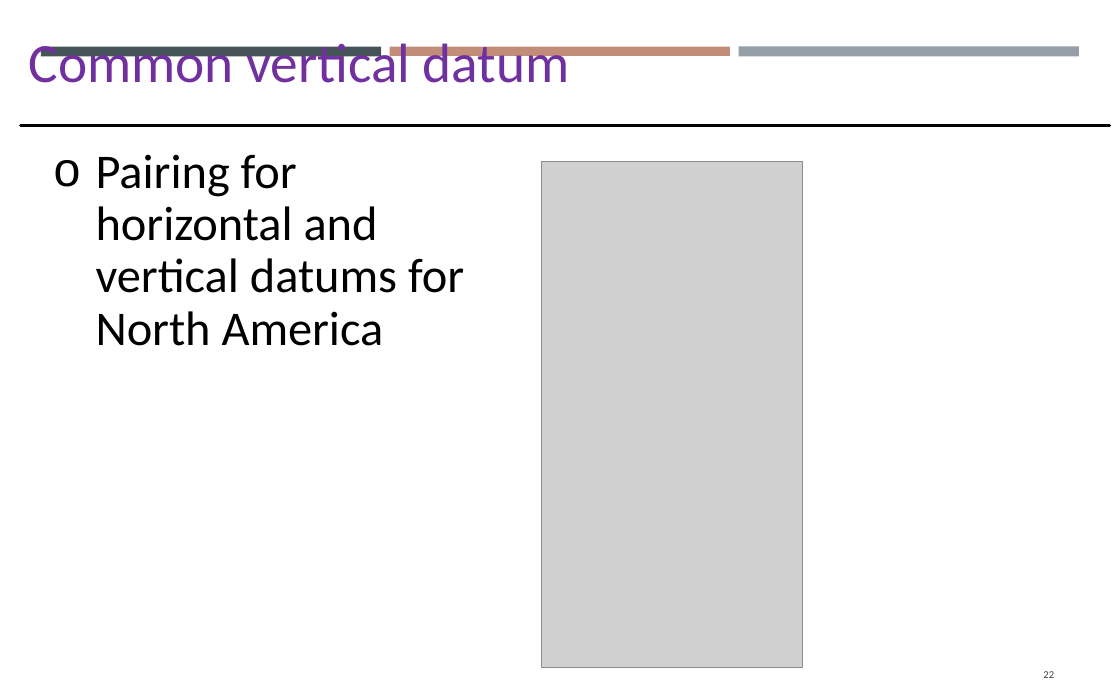
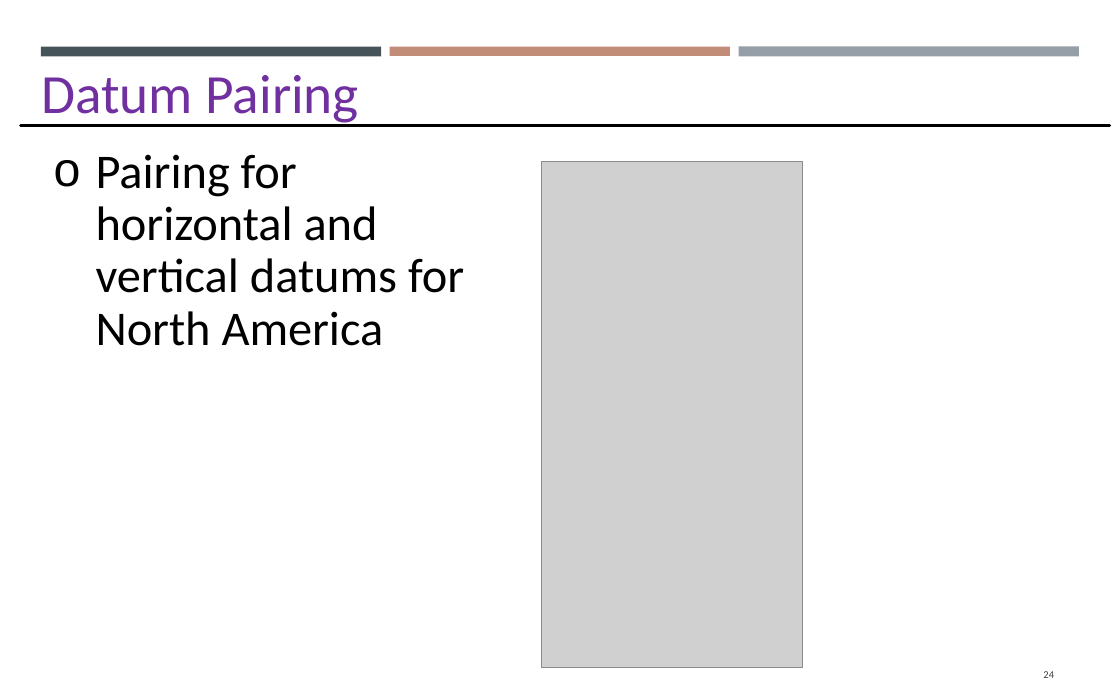
Before and after one commit to gisynw/GIS_I, a slide deck: slide 24 of docs/Lectures/Week03/Lecture02_GEOG2475_Datum.pptx (slide 22 before the commit). Drawn at 1120x700 pixels with LibreOffice and Linux fonts; fonts in the diff are those of the drawing; grey boxes stand for pictures. Boxes give left, top, right and bottom in pixels: in the first picture for what was removed or moved away, otherwise in the second. Text is boxed around its words. In the diff, an @@ line names an element or a change of style, - is before the commit and + after.

```diff
--- a/docs/Lectures/Week03/Lecture02_GEOG2475_Datum.pptx
+++ b/docs/Lectures/Week03/Lecture02_GEOG2475_Datum.pptx
@@ text at bbox=[41, 75, 358, 126]: text changed @@
-Common vertical datum
+Datum Pairing
@@ page number at bbox=[1043, 671, 1054, 678]: text changed @@
-22
+24
```
Also in this commit, not shown: 35 other slides changed, 8 slides added, 16 slides removed, 3 other files.
